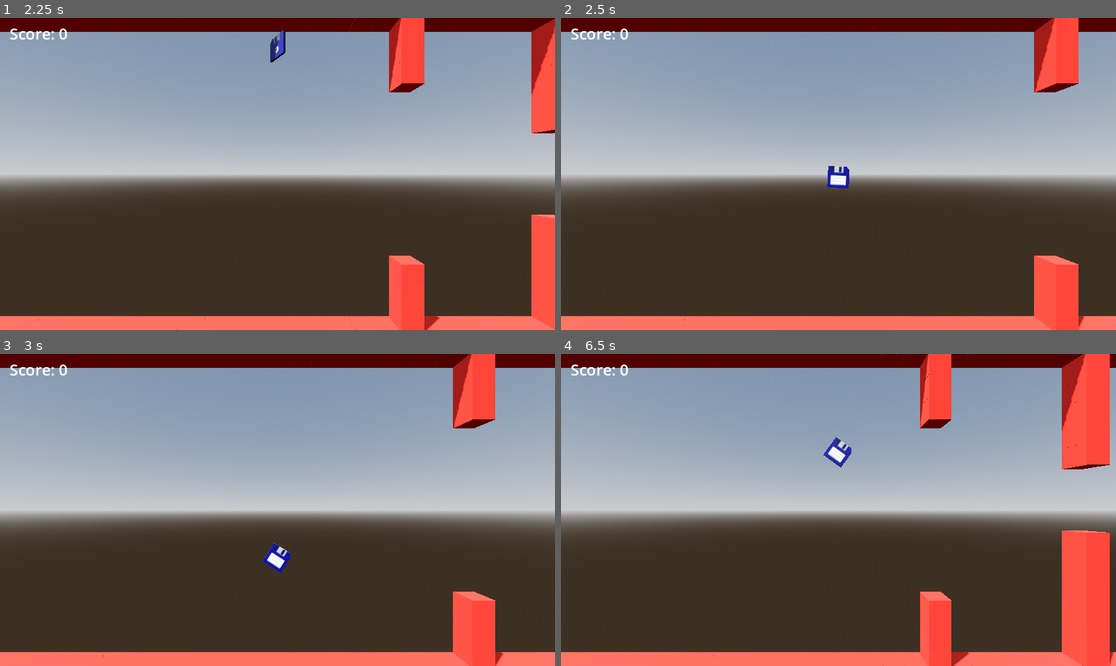
Above: before the commit, frames 1-4 (two rows, left to right).
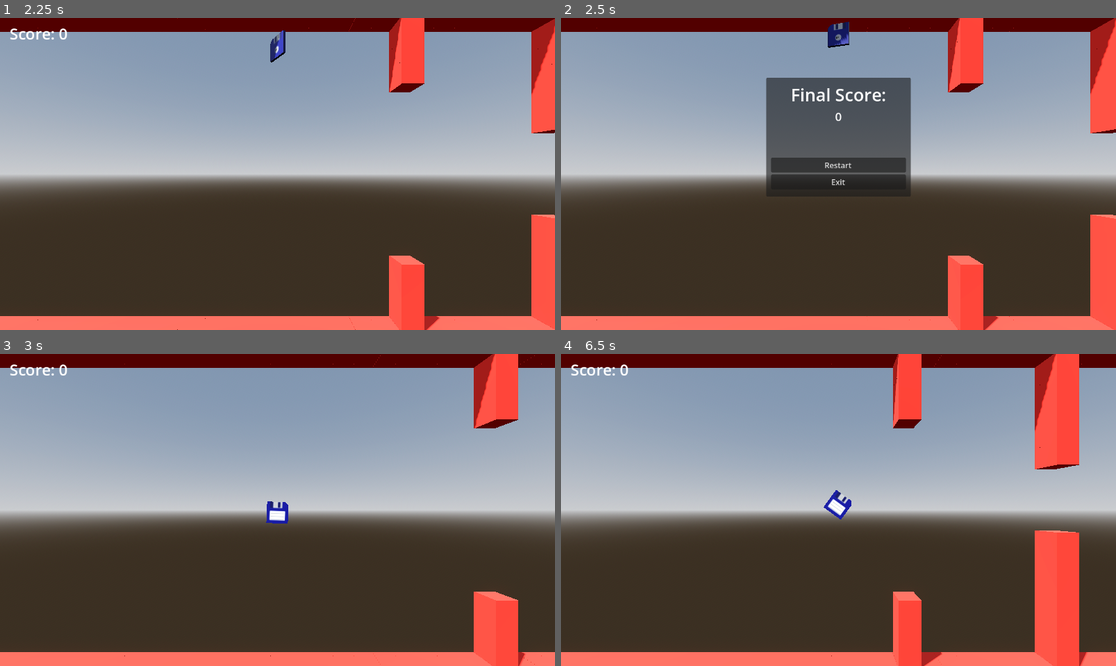
Above: after the commit, the same moments.

Repository: Trouperton/Floppy-Disk-Godot
Game: Godot game, scene res://scenes/Test_Level.tscn
The game is run twice, just before and just after one commit, with the same random seed, the same clock (stepped at 60 frames per second) and the same inputs.
Inputs (mouse positions are in pixels of both pictures, inside the frame that each line leads up to):
- Up to frame 1 (2.25 s): hold W (dash_up) 0.53-1.28 s; tap Space (jump) at 0.77, 1.52 s; hold S (dash_down) 1.28-2.03 s; hold W (dash_up) from 2.03 s (still down)
- Up to frame 2 (2.5 s): keep holding W (dash_up)
- Up to frame 3 (3 s): release W (dash_up) at 2.75 s; click (277, 500) at 2.75 s, where only the run after the commit has a clickable "Restart"
- Up to frame 4 (6.5 s): hold W (dash_up) 3.53-4.28 s; tap Space (jump) at 3.77, 4.52, 5.27 s; hold S (dash_down) from 4.28 s (still down)

Frame 1 is identical in both runs. In frame 2, 20% of the frame differs, in the area x 1-100%, y 0-100%; in frame 3, 4.8%; in frame 4, 14%.

Commit message:
Add death handling, end screen and pause UI
Emit a died signal on player death and pause the game instead of reloading the scene; LevelManager now handles the died signal to hide the HUD and show an End Screen with the final score. Add Restart and Exit button scripts (reload/unpause and quit), a PauseScreen stub, and register those scripts in the Test_Level scene (add EndScreen UI adjustments, PauseScreen node and connections). Also add a pause input mapping and update project icon in project.godot.

Diff:
--- a/code/scripts/CharacterController.gd
+++ b/code/scripts/CharacterController.gd
@@ -7,6 +7,8 @@
 
 enum Animation_States {RESTING ,RISING, FALLING, VERTICAL_DASH}
 var animation_state: int
+
+signal died
 
 func _ready() -> void:
 	$"Floppy Disk/AnimationPlayer".animation_finished.connect(_on_animation_finished)
@@ -28,7 +30,9 @@
 		for group in get_slide_collision(0).get_collider(0).get_groups():
 			if group == "obstacle":
 				print("lose")
-				get_tree().reload_current_scene()
+				#get_tree().reload_current_scene()
+				get_tree().paused = true
+				died.emit()
 
 	# Add the gravity.
 	velocity += get_gravity() * delta
--- /dev/null
+++ b/code/scripts/ExitButton.gd
@@ -0,0 +1,5 @@
+extends Button
+
+
+func _pressed() -> void:
+	get_tree().quit()
--- a/code/scripts/LevelManager.gd
+++ b/code/scripts/LevelManager.gd
@@ -5,7 +5,7 @@
 
 # Called when the node enters the scene tree for the first time.
 #func _ready() -> void:
-#	pass # Replace with function body.
+	#pass
 
 
 # Called every frame. 'delta' is the elapsed time since the previous frame.
@@ -21,3 +21,9 @@
 	score += points
 	print_debug(name," node added ",points, " points, new score is " , score)
 	score_label.text = "Score: " + str(score)
+
+
+func _on_player_floppy_died() -> void:
+	$HUD.hide()
+	$EndScreen/Panel/VBoxContainer/ScoreDisplayLabel.text = str(score)
+	$EndScreen.show()
--- /dev/null
+++ b/code/scripts/PauseScreen.gd
@@ -0,0 +1,11 @@
+extends Control
+
+
+# Called when the node enters the scene tree for the first time.
+func _ready() -> void:
+	pass # Replace with function body.
+
+
+# Called every frame. 'delta' is the elapsed time since the previous frame.
+func _process(delta: float) -> void:
+	pass
--- /dev/null
+++ b/code/scripts/RestartButton.gd
@@ -0,0 +1,6 @@
+extends Button
+
+
+func _pressed() -> void:
+	get_tree().paused = false
+	get_tree().reload_current_scene()
--- a/project.godot
+++ b/project.godot
@@ -13,6 +13,7 @@
 config/name="Floppy Disk"
 run/main_scene="uid://dltqfqq4a1akj"
 config/features=PackedStringArray("4.6", "Forward Plus")
+config/icon="uid://b1pa8shx5i1gi"
 
 [global_group]
 
@@ -39,6 +40,11 @@
 , Object(InputEventKey,"resource_local_to_scene":false,"resource_name":"","device":-1,"window_id":0,"alt_pressed":false …(186 unchanged characters)…
 ]
 }
+pause={
+"deadzone": 0.2,
+"events": [Object(InputEventKey,"resource_local_to_scene":false,"resource_name":"","device":-1,"window_id":0,"alt_pressed":false,"shift_pressed":false,"ctrl_pressed":false,"meta_pressed":false,"pressed":false,"keycode":0,"physical_keycode":4194305,"key_label":0,"unicode":0,"location":0,"echo":false,"script":null)
+]
+}
 
 [physics]
 
--- a/scenes/Test_Level.tscn
+++ b/scenes/Test_Level.tscn
@@ -11,6 +11,9 @@
 [ext_resource type="PackedScene" uid="uid://bttvg1dteoe28" path="res://scenes/terrain/segments/TerrainSegment_MidTight.tscn" id="7_kd8ca"]
 [ext_resource type="PackedScene" uid="uid://byj8xyrqufghu" path="res://scenes/terrain/segments/TerrainSegment_Low.tscn" id="8_70qg3"]
 [ext_resource type="PackedScene" uid="uid://csq3vh6rlxv56" path="res://scenes/terrain/segments/TerrainSegment_LowTight.tscn" id="9_71oo0"]
+[ext_resource type="Script" uid="uid://m56ei0ddcyxu" path="res://code/scripts/RestartButton.gd" id="12_kd8ca"]
+[ext_resource type="Script" uid="uid://brieoc0y6x1ef" path="res://code/scripts/ExitButton.gd" id="13_70qg3"]
+[ext_resource type="Script" uid="uid://bpc55oex1bfxf" path="res://code/scripts/PauseScreen.gd" id="14_71oo0"]
 
 [sub_resource type="ProceduralSkyMaterial" id="ProceduralSkyMaterial_7nyux"]
 sky_horizon_color = Color(0.66224277, 0.6717428, 0.6867428, 1)
@@ -24,6 +27,9 @@
 sky = SubResource("Sky_wfdhh")
 tonemap_mode = 2
 glow_enabled = true
+
+[sub_resource type="StyleBoxFlat" id="StyleBoxFlat_70qg3"]
+bg_color = Color(0.32544088, 0.3254409, 0.32544076, 1)
 
 [node name="World" type="Node3D" unique_id=1983202797 node_paths=PackedStringArray("score_label")]
 script = ExtResource("1_5slh6")
@@ -86,6 +92,7 @@
 text = "Score: 0"
 
 [node name="EndScreen" type="Control" parent="." unique_id=520132344]
+process_mode = 3
 visible = false
 layout_mode = 3
 anchors_preset = 15
@@ -100,11 +107,11 @@
 anchor_left = 0.37
 anchor_top = 0.19100001
 anchor_right = 0.63000005
-anchor_bottom = 0.809
+anchor_bottom = 0.573
 offset_left = -0.23999023
 offset_top = 0.231987
 offset_right = 0.2399292
-offset_bottom = -0.23199463
+offset_bottom = -0.3040161
 grow_horizontal = 2
 grow_vertical = 2
 
@@ -120,18 +127,52 @@
 grow_horizontal = 2
 grow_vertical = 2
 
-[node name="Label" type="Label" parent="EndScreen/Panel/VBoxContainer" unique_id=630281201]
+[node name="FinalScoreLabel" type="Label" parent="EndScreen/Panel/VBoxContainer" unique_id=630281201]
 layout_mode = 2
 theme_override_font_sizes/font_size = 36
 text = "Final Score:"
 horizontal_alignment = 1
 vertical_alignment = 1
 
-[node name="Label2" type="Label" parent="EndScreen/Panel/VBoxContainer" unique_id=1060195370]
+[node name="ScoreDisplayLabel" type="Label" parent="EndScreen/Panel/VBoxContainer" unique_id=1060195370]
 layout_mode = 2
 theme_override_font_sizes/font_size = 24
 text = "00000"
 horizontal_alignment = 1
 vertical_alignment = 1
 
+[node name="Control" type="Control" parent="EndScreen/Panel/VBoxContainer" unique_id=1437992828]
+custom_minimum_size = Vector2(0, 60)
+layout_mode = 2
+
+[node name="RestartButton" type="Button" parent="EndScreen/Panel/VBoxContainer" unique_id=2017570921]
+layout_mode = 2
+text = "Restart"
+script = ExtResource("12_kd8ca")
+
+[node name="ExitButton" type="Button" parent="EndScreen/Panel/VBoxContainer" unique_id=1565158284]
+layout_mode = 2
+text = "Exit"
+script = ExtResource("13_70qg3")
+
+[node name="PauseScreen" type="Control" parent="." unique_id=235882125]
+visible = false
+layout_mode = 3
+anchors_preset = 15
+anchor_right = 1.0
+anchor_bottom = 1.0
+grow_horizontal = 2
+grow_vertical = 2
+script = ExtResource("14_71oo0")
+
+[node name="Panel" type="Panel" parent="PauseScreen" unique_id=801291354]
+layout_mode = 1
+anchors_preset = 15
+anchor_right = 1.0
+anchor_bottom = 1.0
+grow_horizontal = 2
+grow_vertical = 2
+theme_override_styles/panel = SubResource("StyleBoxFlat_70qg3")
+
 [connection signal="timeout" from="TerrainSegmentManager/TerrainCheckTimer" to="TerrainSegmentManager" method="_on_terrain_check_timer_timeout"]
+[connection signal="died" from="PlayerFloppy" to="." method="_on_player_floppy_died"]
Not shown, added: code/scripts/ExitButton.gd.uid
Not shown, added: code/scripts/PauseScreen.gd.uid
Not shown, added: code/scripts/RestartButton.gd.uid
